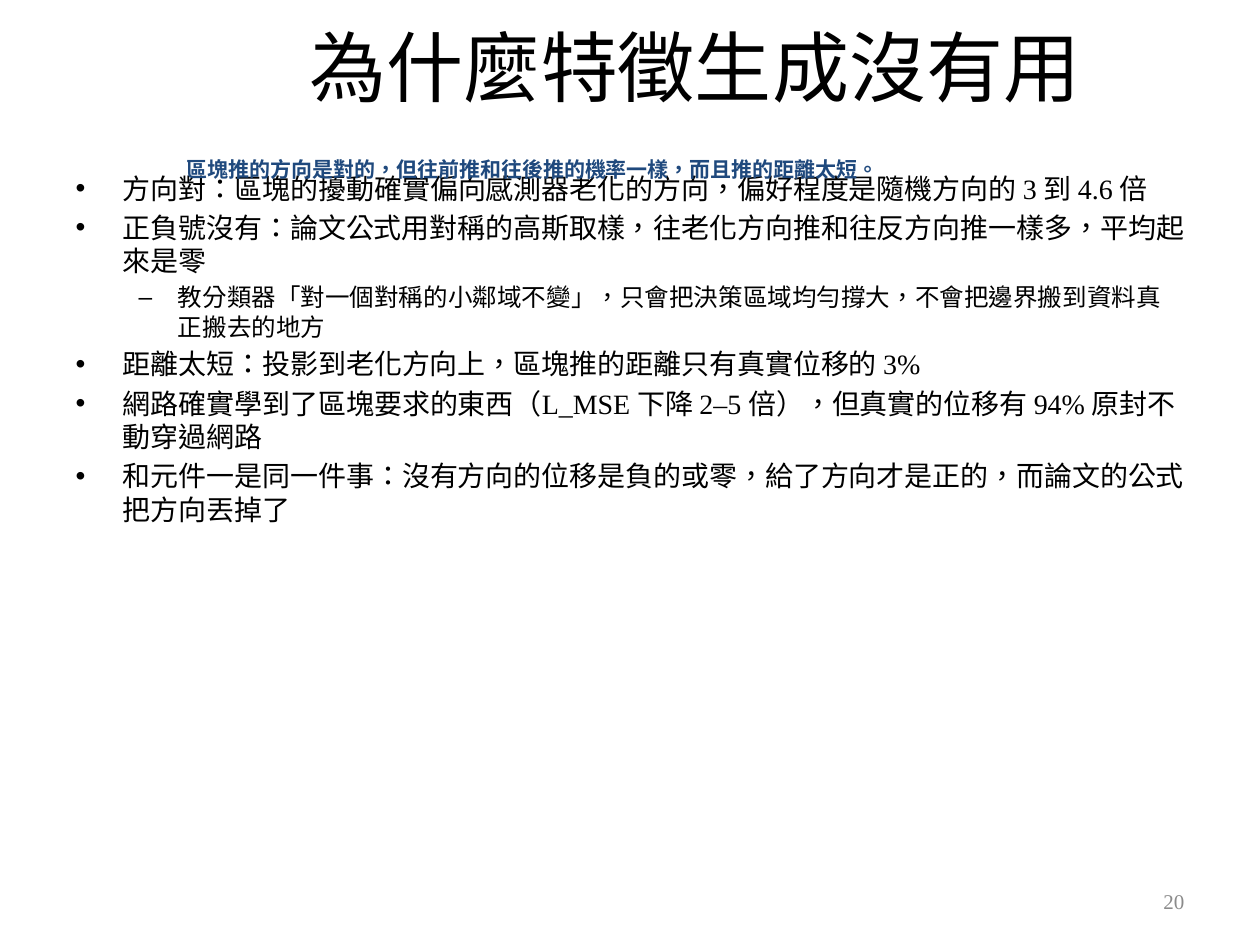
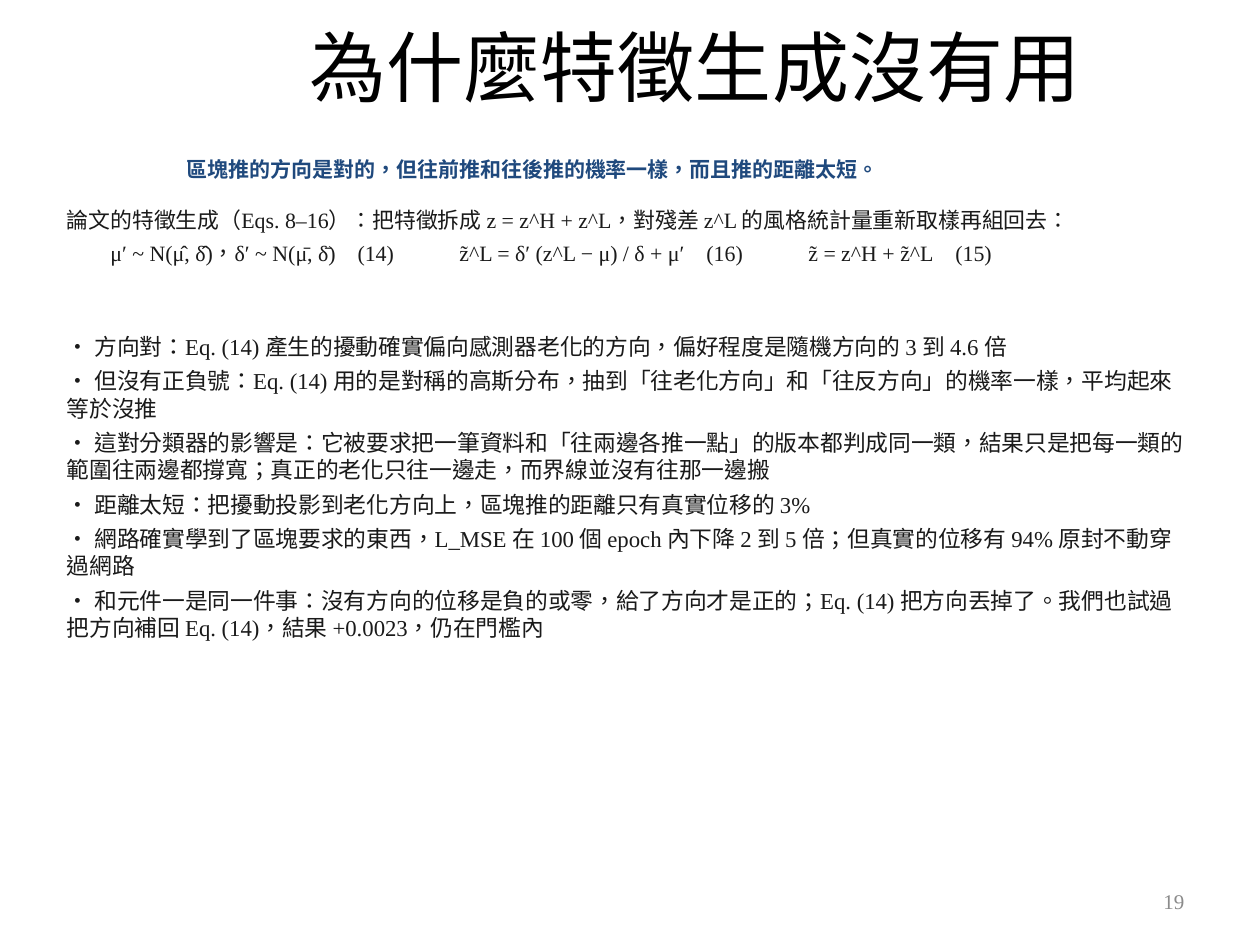
Before and after one commit to wintera1233/cdcnn, a slide deck: slide 19 of reports/09-22-merged.pptx (slide 20 before the commit). Drawn at 1260x945 pixels with LibreOffice and Linux fonts; fonts in the diff are those of the drawing; background and template pictures are left out. Boxes give left, top, right and bottom in pixels: in the first picture for what was removed or moved away, otherwise in the second. Text is boxed around its words. In the diff, an @@ line names an element or a change of style, - is before the commit and + after.

```diff
--- a/reports/09-22-merged.pptx
+++ b/reports/09-22-merged.pptx
@@ text added at (x1=67, y1=209, x2=1070, y2=266), 12.5 pt, text #1A1A1A @@
+論文的特徵生成（Eqs. 8–16）：把特徵拆成 z = z^H + z^L，對殘差 z^L 的風格統計量重新取樣再組回去：
+μ′ ~ N(μ̂, δ̂)，δ′ ~ N(μ̄, δ̄) (14) z̃^L = δ′ (z^L − μ) / δ + μ′ (16) z̃ = z^H + z̃^L (15)
@@ text at (x1=67, y1=335, x2=1183, y2=641): text changed; size 16 to 13 pt; text colour #000000 to #1A1A1A @@
-• 方向對：區塊的擾動確實偏向感測器老化的方向，偏好程度是隨機方向的 3 到 4.6 倍
-• 正負號沒有：論文公式用對稱的高斯取樣，往老化方向推和往反方向推一樣多，平均起來是零
-  – 教分類器「對一個對稱的小鄰域不變」，只會把決策區域均勻撐大，不會把邊界搬到資料真正搬去的地方
-• 距離太短：投影到老化方向上，區塊推的距離只有真實位移的 3%
-• 網路確實學到了區塊要求的東西（L_MSE 下降 2–5 倍），但真實的位移有 94% 原封不動穿過網路
-• 和元件一是同一件事：沒有方向的位移是負的或零，給了方向才是正的，而論文的公式把方向丟掉了
+• 方向對：Eq. (14) 產生的擾動確實偏向感測器老化的方向，偏好程度是隨機方向的 3 到 4.6 倍
+• 但沒有正負號：Eq. (14) 用的是對稱的高斯分布，抽到「往老化方向」和「往反方向」的機率一樣，平均起來等於沒推
+• 這對分類器的影響是：它被要求把一筆資料和「往兩邊各推一點」的版本都判成同一類，結果只是把每一類的範圍往兩邊都撐寬；真正的老化只往一邊走，而界線並沒有往那一邊搬
+• 距離太短：把擾動投影到老化方向上，區塊推的距離只有真實位移的 3%
+• 網路確實學到了區塊要求的東西，L_MSE 在 100 個 epoch 內下降 2 到 5 倍；但真實的位移有 94% 原封不動穿過網路
+• 和元件一是同一件事：沒有方向的位移是負的或零，給了方向才是正的；Eq. (14) 把方向丟掉了。我們也試過把方向補回 Eq. (14)，結果 +0.0023，仍在門檻內
@@ page number at (x1=1163, y1=895, x2=1184, y2=909): text changed @@
-20
+19
```
Also in this commit, not shown: 7 other slides changed, 2 slides removed, 1 other file.
